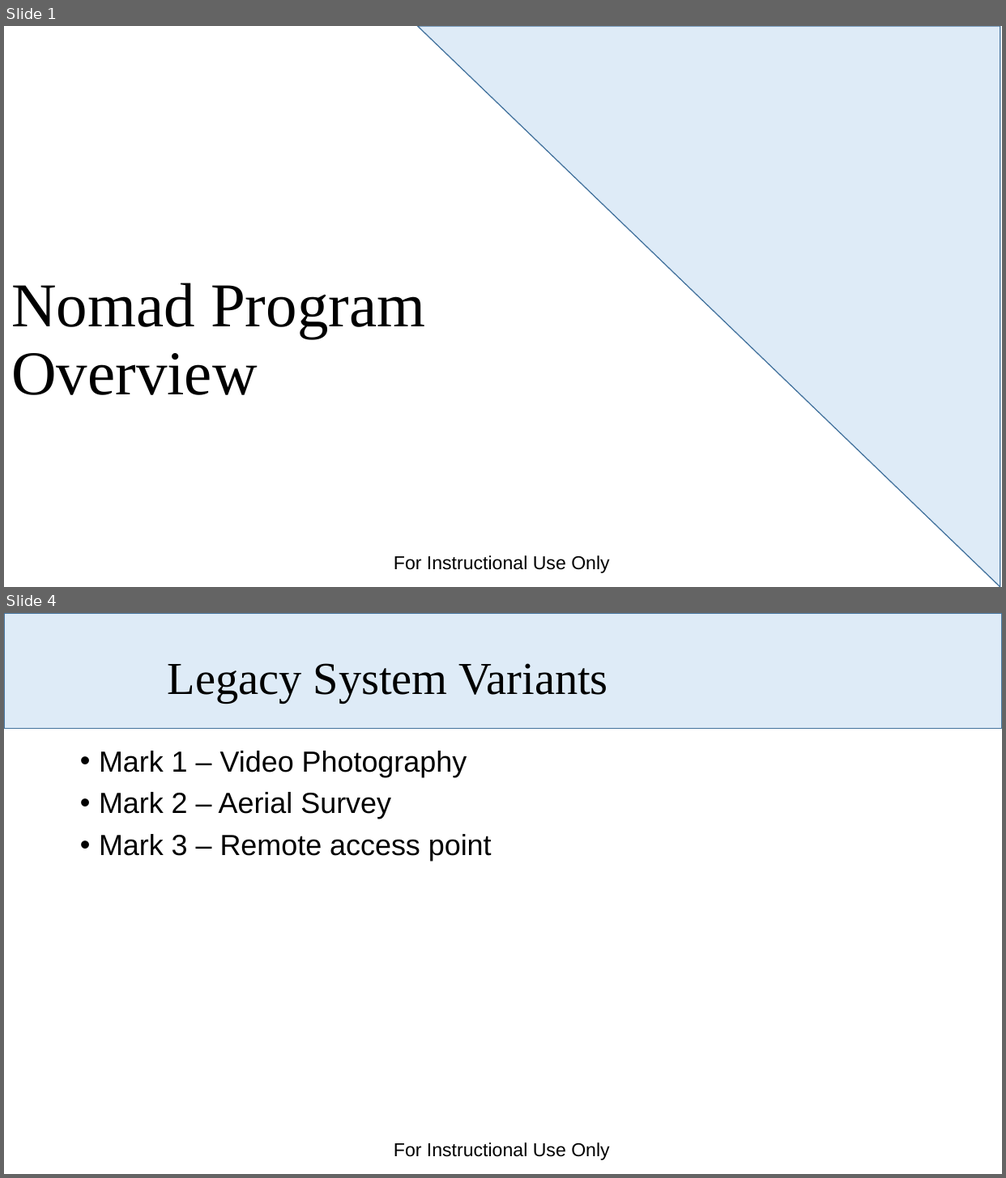
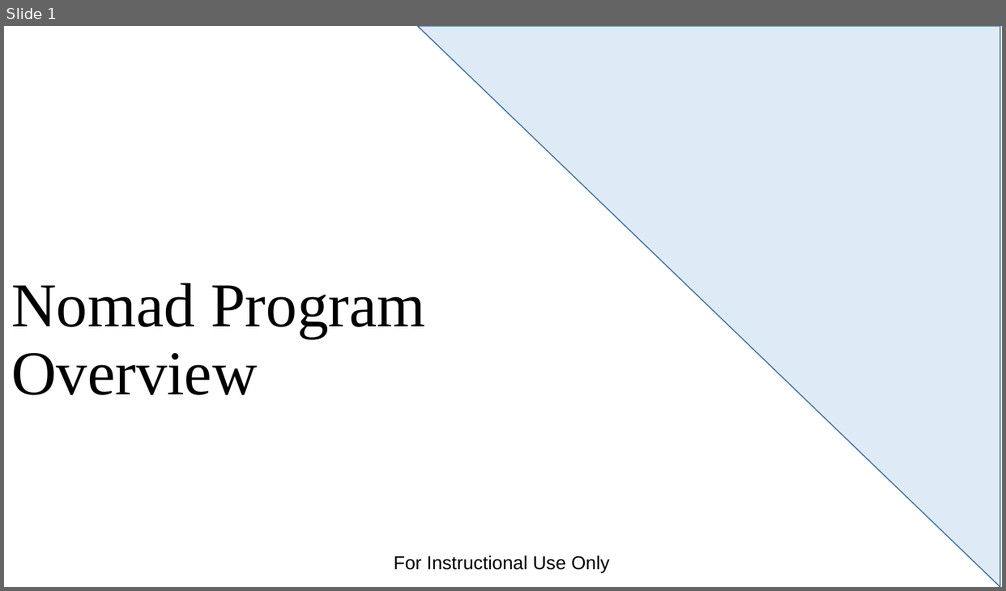
Before and after one commit to dabarrett/rqmtReviewer, a slide deck: Documents/Payloads Overview.pptx. Shown one above the other, each under a label of ours: slides 1 and 4 before the commit, slide 1 after it; the slides between them are not shown. The pictures are 1006x1178 and 1006x591 pixels, drawn with LibreOffice and Linux fonts; fonts in the diff are those of the drawing; background and template pictures are left out. Boxes give left, top, right and bottom in pixels: in the first picture for what was removed or moved away, otherwise in the second. Text is boxed around its words. In the diff, an @@ line names an element or a change of style, - is before the commit and + after.

```diff
--- a/Documents/Payloads Overview.pptx
+++ b/Documents/Payloads Overview.pptx
@@ slide 4 removed at [4, 613, 1002, 1174], background #FFFFFF; not listed: 1 template element that a slide beside it also shows @@
@@ rectangle removed at [4, 613, 1002, 728] @@
@@ title removed at [168, 663, 608, 703] @@
-Legacy System Variants
@@ text removed at [99, 751, 492, 861] @@
-• Mark 1 – Video Photography
-• Mark 2 – Aerial Survey
-• Mark 3 – Remote access point
```
Also in this commit, not shown: 3 slides changed, 1 slide added, 4 other slides removed, 3 other files.
